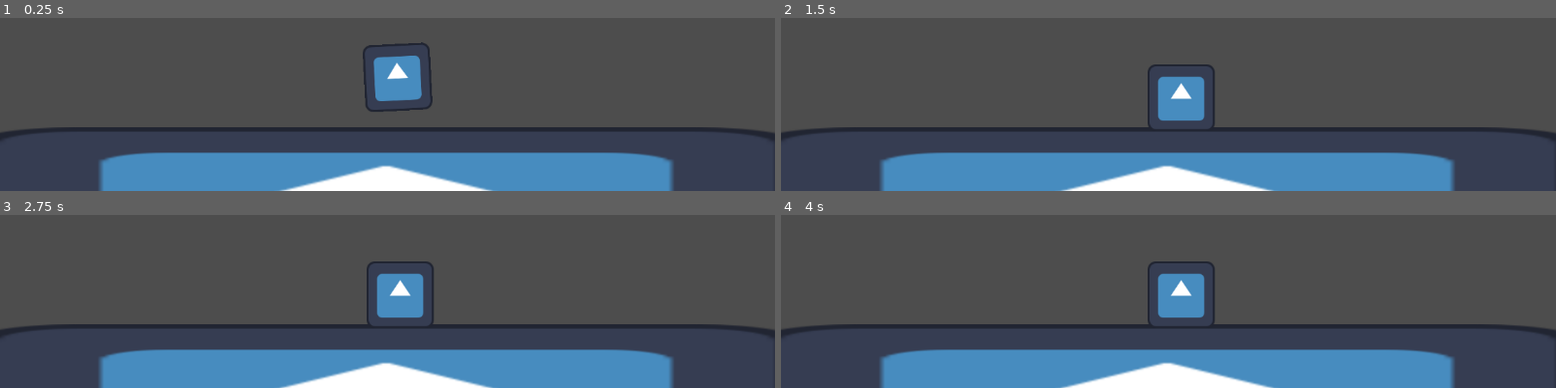
Above: before the commit, frames 1-4 (two rows, left to right).
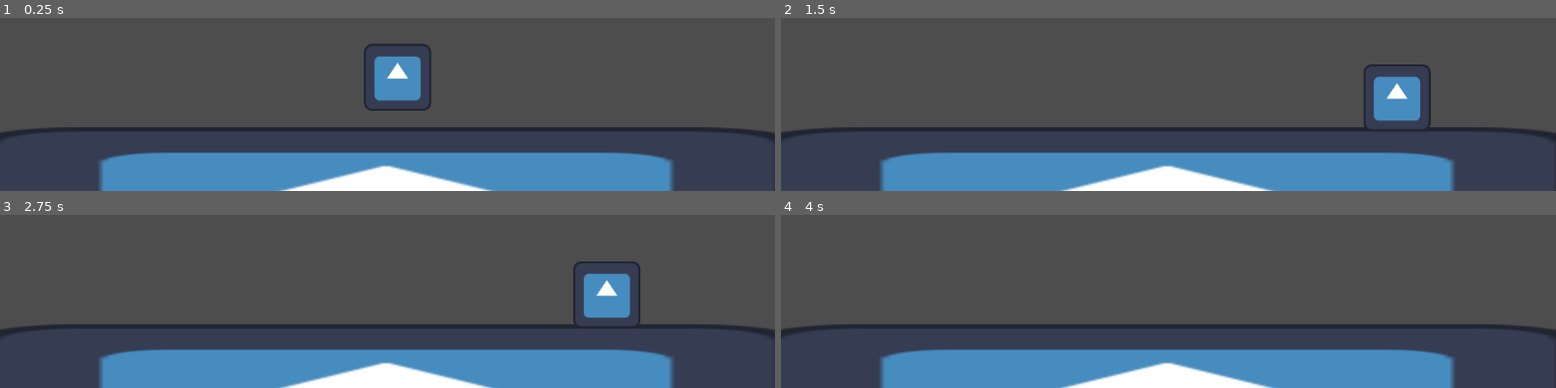
Above: after the commit, the same moments.

Repository: jkkivenko/james-gam-249
Game: Godot game, scene res://game.tscn
Same seed, same stepped clock (60 frames per second), same inputs: the game is played once before the commit and once after it. The engine's default icon, where the game draws it, is replaced by a stand-in: a white triangle on a blue panel in a dark square.
Inputs:
- Up to frame 1 (0.25 s): no input
- Up to frame 2 (1.5 s): hold D (Move Right, bound only after the commit) 0.53-1.28 s; hold Right (Swing Clockwise) 0.53-1.28 s; hold A (Move Left, bound only after the commit) from 1.28 s (still down); tap Left (Swing Counterclockwise) at 1.35 s
- Up to frame 3 (2.75 s): release A (Move Left, bound only after the commit) at 2.03 s; hold D (Move Right, bound only after the commit) from 2.03 s (still down); hold Right (Swing Clockwise) from 2.03 s (still down)
- Up to frame 4 (4 s): release Right (Swing Clockwise) at 2.78 s; tap Left (Swing Counterclockwise) at 2.85 s; release D (Move Right, bound only after the commit) at 3.53 s; hold A (Move Left, bound only after the commit) from 3.53 s (still down); hold Right (Swing Clockwise) from 3.53 s (still down)

The runs differ from the first frame. In frame 1, 0.3% of the frame differs, in the area x 46-56%, y 13-55%; in frame 2, 3.9%, in the area x 47-84%, y 26-65%; in frame 3, 3.9%; in frame 4, 1.9%.

Commit message:
Moving player? Its more likely than you'd think

Diff:
--- a/game.tscn
+++ b/game.tscn
@@ -1,9 +1,12 @@
-[gd_scene load_steps=4 format=3 uid="uid://dh21wubx1odjb"]
+[gd_scene load_steps=6 format=3 uid="uid://dh21wubx1odjb"]
 
 [ext_resource type="Texture2D" uid="uid://vsh53w0kddj4" path="res://icon.svg" id="1_80nbo"]
+[ext_resource type="Script" uid="uid://c7nur06hfx4mf" path="res://player_controller.gd" id="2_e2o6t"]
 
 [sub_resource type="RectangleShape2D" id="RectangleShape2D_e2o6t"]
 size = Vector2(1234, 191)
+
+[sub_resource type="PhysicsMaterial" id="PhysicsMaterial_e2o6t"]
 
 [sub_resource type="RectangleShape2D" id="RectangleShape2D_80nbo"]
 size = Vector2(100, 100)
@@ -22,7 +25,12 @@
 
 [node name="Player" type="RigidBody2D" parent="."]
 position = Vector2(591, 450)
-rotation = -0.051317
+mass = 0.1
+physics_material_override = SubResource("PhysicsMaterial_e2o6t")
+lock_rotation = true
+script = ExtResource("2_e2o6t")
+movement_force_magnitude = 600.0
+max_movement_speed = 500.0
 
 [node name="CollisionShape2D" type="CollisionShape2D" parent="Player"]
 shape = SubResource("RectangleShape2D_80nbo")
--- /dev/null
+++ b/player_controller.gd
@@ -0,0 +1,16 @@
+extends RigidBody2D
+
+@export var movement_force_magnitude: float = 300.0
+@export var max_movement_speed: float = 200.0
+@export var bonus_friction_force_magnitude: float = 100.0
+
+func _physics_process(_delta):
+	if Input.is_action_pressed('Move Left') && linear_velocity.x > -max_movement_speed:
+		apply_force(Vector2(-movement_force_magnitude, 0.0))
+	elif Input.is_action_pressed('Move Right') && linear_velocity.x < max_movement_speed:
+		apply_force(Vector2(movement_force_magnitude, 0.0))
+	# Bonus friction
+	else:
+		# Prevent infinite wiggle pendulum effect
+		var fake_friction_magnitude: float = min(movement_force_magnitude, abs(linear_velocity.x))
+		apply_force(Vector2(-1.0 * sign(linear_velocity.x) * fake_friction_magnitude, 0.0))
--- a/project.godot
+++ b/project.godot
@@ -27,3 +27,13 @@
 "events": [Object(InputEventKey,"resource_local_to_scene":false,"resource_name":"","device":-1,"window_id":0,"alt_press …(195 unchanged characters)…
 ]
 }
+"Move Left"={
+"deadzone": 0.2,
+"events": [Object(InputEventKey,"resource_local_to_scene":false,"resource_name":"","device":0,"window_id":0,"alt_pressed":false,"shift_pressed":false,"ctrl_pressed":false,"meta_pressed":false,"pressed":false,"keycode":0,"physical_keycode":65,"key_label":0,"unicode":0,"location":0,"echo":false,"script":null)
+]
+}
+"Move Right"={
+"deadzone": 0.2,
+"events": [Object(InputEventKey,"resource_local_to_scene":false,"resource_name":"","device":-1,"window_id":0,"alt_pressed":false,"shift_pressed":false,"ctrl_pressed":false,"meta_pressed":false,"pressed":false,"keycode":0,"physical_keycode":68,"key_label":0,"unicode":100,"location":0,"echo":false,"script":null)
+]
+}
